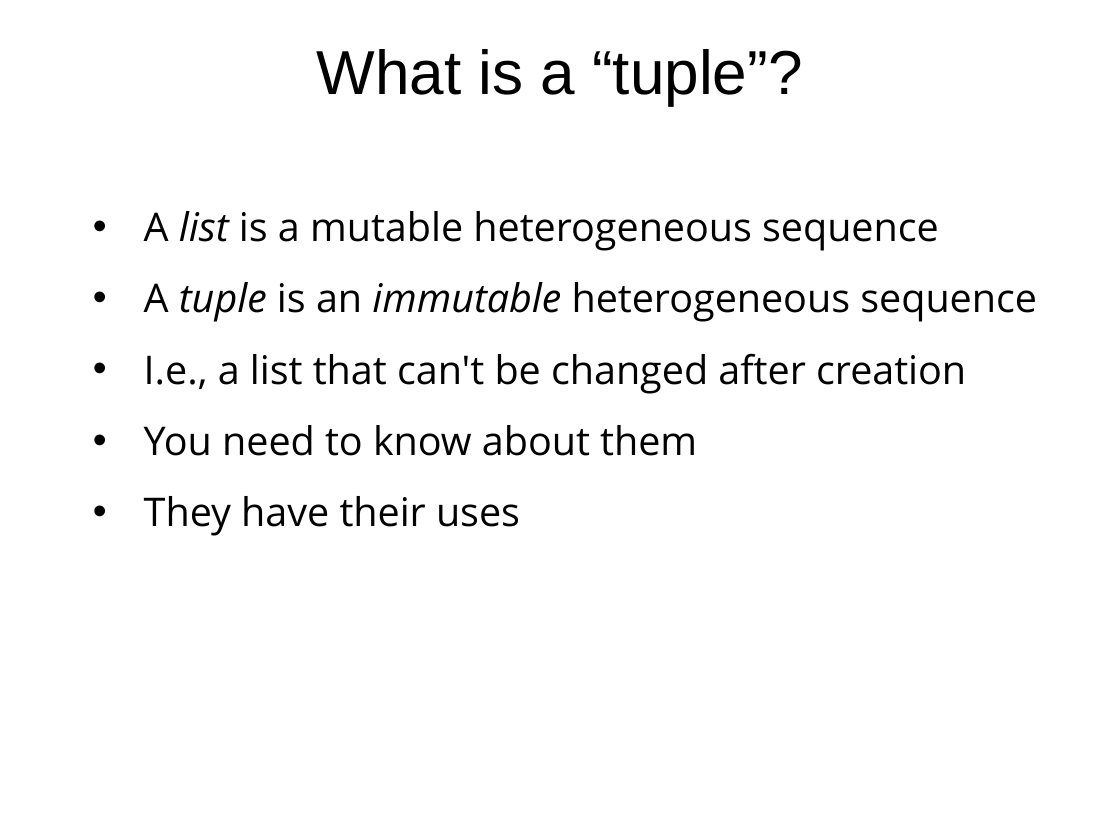
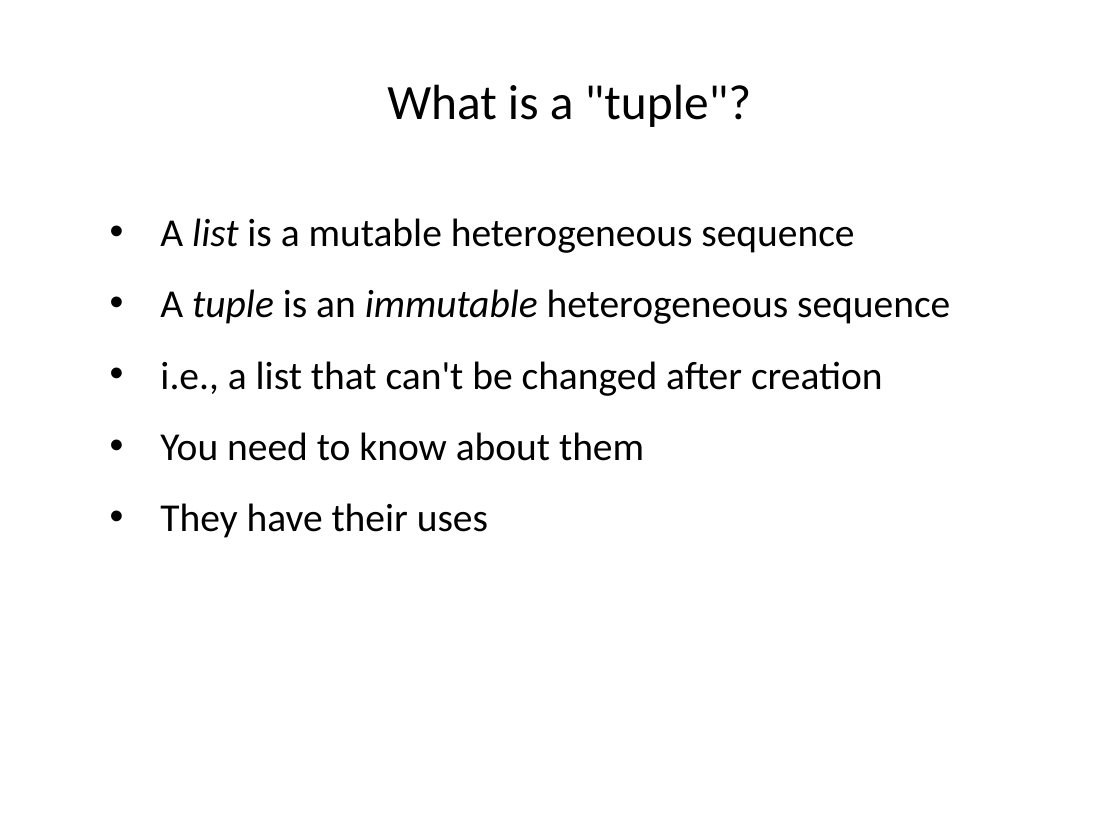
Before and after one commit to ncasuk/ncas-isc, a slide deck: slide 2 of python/presentations/learning_python/10_ceda-tuples.ppt. Drawn at 1120x840 pixels with LibreOffice and Linux fonts; fonts in the diff are those of the drawing; background and template pictures are left out. Boxes give left, top, right and bottom in pixels: in the first picture for what was removed or moved away, otherwise in the second. Text is boxed around its words. In the diff, an @@ line names an element or a change of style, - is before the commit and + after.

```diff
--- a/python/presentations/learning_python/10_ceda-tuples.ppt
+++ b/python/presentations/learning_python/10_ceda-tuples.ppt
@@ title "What is a "tuple"?" at [387,84,752,127]: vertical alignment top to middle @@
@@ title at [387,84,752,127]: text changed; size 44 to 35 pt; font Arial to Calibri @@
-What is a “tuple”?
+What is a "tuple"?
@@ text "A list is a mutable ...": place and size @@
-text "A list is a mutable ..." at [144,211,1037,536]
+text "A list is a mutable ..." at [160,218,950,538]
@@ text at [160,218,950,538]: font Open Sans to Calibri in "A list is a mutable heterogeneous sequence", "A tuple is an immutable heterogeneous sequence", "You need to know about them", "They have their uses" @@
@@ text at [160,361,883,396]: text changed; font Open Sans to Calibri @@
-• I.e., a list that can't be changed after creation
+• i.e., a list that can't be changed after creation
```
Also in this commit, not shown: 8 other slides changed, 4 other files.
